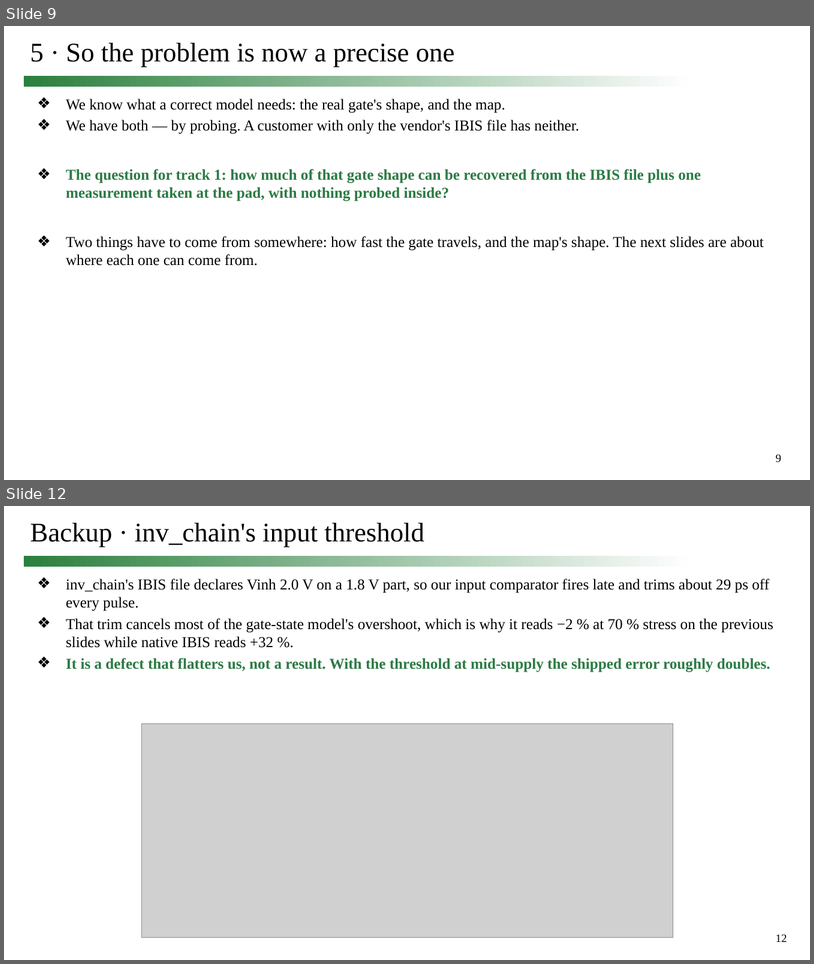
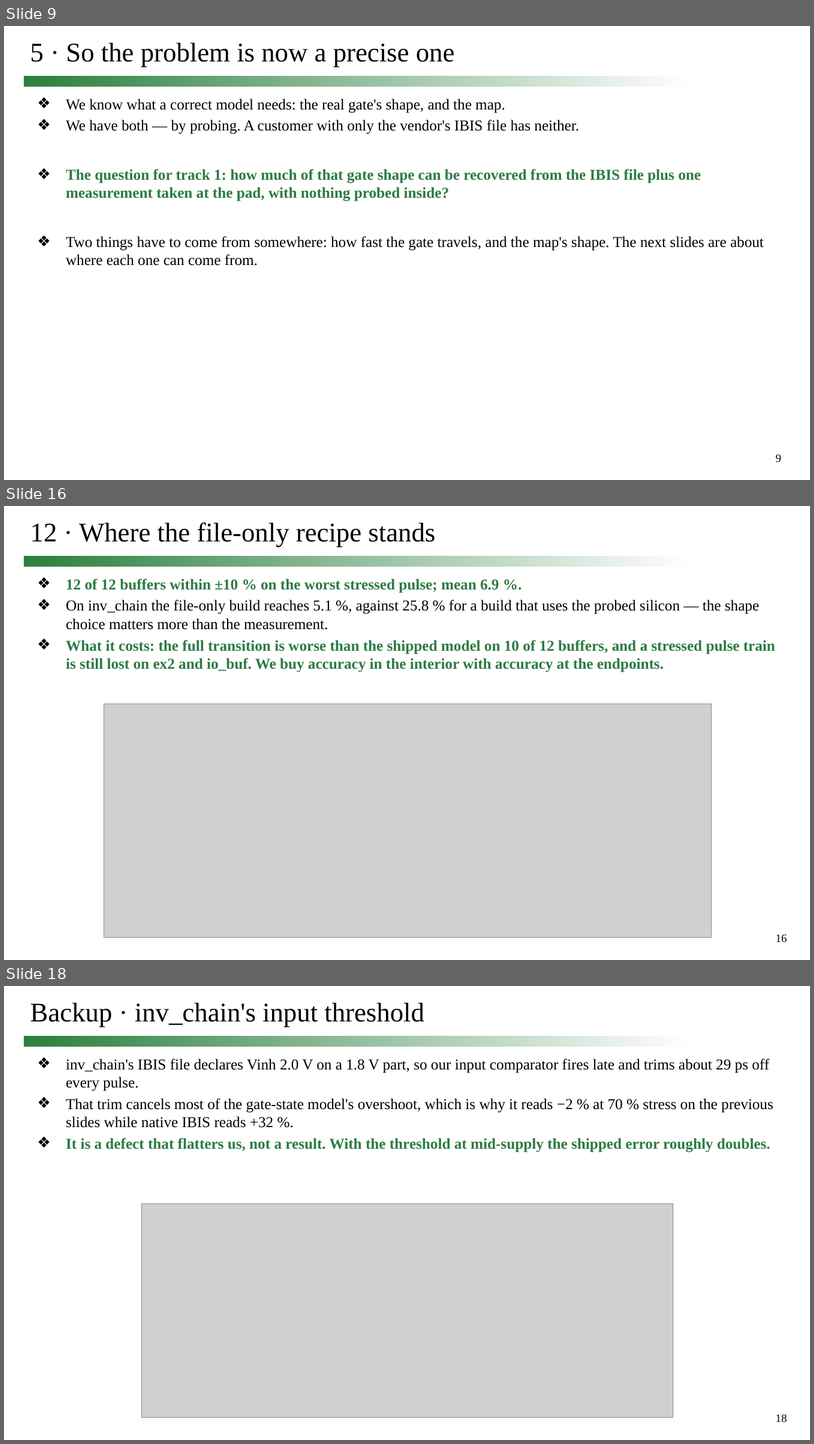
Before and after one commit to simon9721/ibis_comparison, a slide deck: results/meeting_deck_2026-09-24/0924_track1_story.pptx. Shown one above the other, each under a label of ours: slides 9 and 12 before the commit, slides 9, 16 and 18 after it; the slides between them are not shown. The pictures are 814x964 and 814x1444 pixels, drawn with LibreOffice and Linux fonts; fonts in the diff are those of the drawing; grey boxes stand for pictures. Boxes give left, top, right and bottom in pixels: in the first picture for what was removed or moved away, otherwise in the second. Text is boxed around its words. In the diff, an @@ line names an element or a change of style, - is before the commit and + after.

```diff
--- a/results/meeting_deck_2026-09-24/0924_track1_story.pptx
+++ b/results/meeting_deck_2026-09-24/0924_track1_story.pptx
@@ slide 16 added at [4, 506, 810, 960], background #FFFFFF; not listed: 2 template elements that a slide beside it also shows @@
@@ title added at [30, 522, 435, 547], 32 pt, text #000000 @@
+12 · Where the file-only recipe stands
@@ text added at [66, 579, 776, 672], 18 pt, text #2B7A43, bold @@
+❖ 12 of 12 buffers within ±10 % on the worst stressed pulse; mean 6.9 %.
+❖ On inv_chain the file-only build reaches 5.1 %, against 25.8 % for a build that uses the probed silicon — the shape choice matters more than the measurement.
+❖ What it costs: the full transition is worse than the shipped model on 10 of 12 buffers, and a stressed pulse train is still lost on ex2 and io_buf. We buy accuracy in the interior with accuracy at the endpoints.
@@ picture added at [104, 704, 712, 937] @@
@@ what was slide 12 is now slide 18 @@
@@ page number at [776, 1414, 788, 1422]: text changed @@
-12
+18
```
Also in this commit, not shown: 1 slide changed, 6 other slides added, 1 slide removed, 6 other files.
